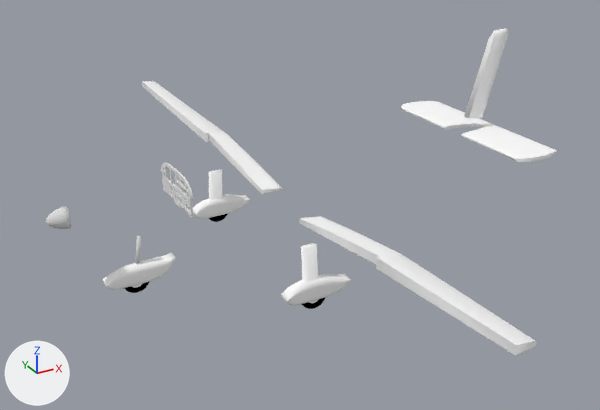
An edit to the Blender file Blender/pa28-236.blend, drawn before and after from the same camera.
One viewpoint serves both versions: a 50 mm lens placed at (-1.68, -8.92, 3.91), pointed at (3.1, -0.24, -0.44). Arrows for +X, +Y and +Z are at lower left; the lights stay in place.

The scene before the commit, as lines of its bpy script (objects in view):
```python
me_cube = bpy.data.meshes.new('Cube')
me_cube.from_pydata(...)  # 1963 vertices, 1907 faces, 2 loose edges; spans x 0.0..4.05, y -1.07..4.04, z -0.78..0.9
# faces by material slot: [1888, 19]
me_cube.materials.append(mat_base)  # white #ffffff
me_cube.materials.append(mat_black)  # black #000000
me_cube_004 = bpy.data.meshes.new('Cube.004')
me_cube_004.from_pydata(...)  # 44 vertices, 31 faces; spans x 0.0..1.027, y -1.196..-1.011, z 0.361..0.395
me_cube_004.polygons.foreach_set('use_smooth', [True] * 31)
me_cube_004.materials.append(mat_base)  # white #ffffff
me_cylinder_005 = bpy.data.meshes.new('Cylinder.005')
me_cylinder_005.from_pydata(...)  # 512 vertices, 452 faces; spans x -16.1..14.5, y -3.0..3.1, z 12.0..33.2
me_cylinder_005.polygons.foreach_set('use_smooth', [True] * 452)
# faces by material slot: [34, 418]
me_cylinder_005.materials.append(mat_chrome)  # light grey #dddddd
me_cylinder_005.materials.append(mat_base)  # white #ffffff
ob_fuselage = bpy.data.objects.new('fuselage', me_cube)
ob_fuselage.location = (5.02, -0.03, 0.53)
ob_fuselage.rotation_euler = (0.0, -3.142, 1.571)  # degrees (0, -180, 90)
ob_fuselage.scale = (1.2, 1.2, 1.2)
_m = ob_fuselage.modifiers.new('Mirror', 'MIRROR')
_m = ob_fuselage.modifiers.new('EdgeSplit', 'EDGE_SPLIT')
_m.use_edge_angle = False
ob_fuselage.hide_viewport = True
ob_nose_wheel = bpy.data.objects.new('nose-wheel', me_cylinder_005)
ob_nose_wheel.location = (0.94, -0.04, -0.13)
ob_nose_wheel.scale = (-0.029, -0.029, -0.029)
ob_trim = bpy.data.objects.new('trim', me_cube_004)
ob_trim.location = (5.02, -0.03, 0.53)
ob_trim.rotation_euler = (0.0, -3.142, 1.571)  # degrees (0, -180, 90)
ob_trim.scale = (1.2, 1.2, 1.2)
_m = ob_trim.modifiers.new('Mirror', 'MIRROR')
_m = ob_trim.modifiers.new('EdgeSplit', 'EDGE_SPLIT')
_m.use_edge_angle = False
# also in view: 'rudder' at (6.25, -0.03, 0.84); 'right-flap' at (3.07, 1.4, -0.35); 'rear-wheels' at (2.67, -0.03, -0.75); 'left-flap' at (3.07, -1.47, -0.35); 'right-aileron' at (2.95, 3.46, -0.1)
```
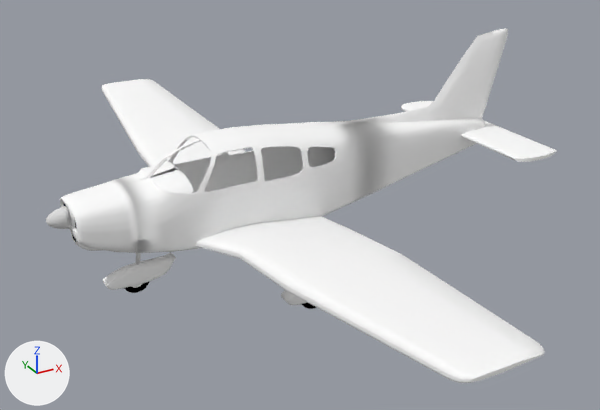
Where the change shows, as pixel boxes [x1, y1, x2, y2] in the pictures (600 x 410 px):
'fuselage', shown
    after: [60, 31, 545, 383]
'right-flap', unchanged, covered by the edit
    before: [209, 133, 283, 194]
    after: [228, 149, 246, 154]

Patch to the scene script:
```diff
--- a/Blender/pa28-236.blend.py
+++ b/Blender/pa28-236.blend.py
@@ ob_fuselage @@
 _m = ob_fuselage.modifiers.new('EdgeSplit', 'EDGE_SPLIT')
 _m.use_edge_angle = False
-ob_fuselage.hide_viewport = True
```
